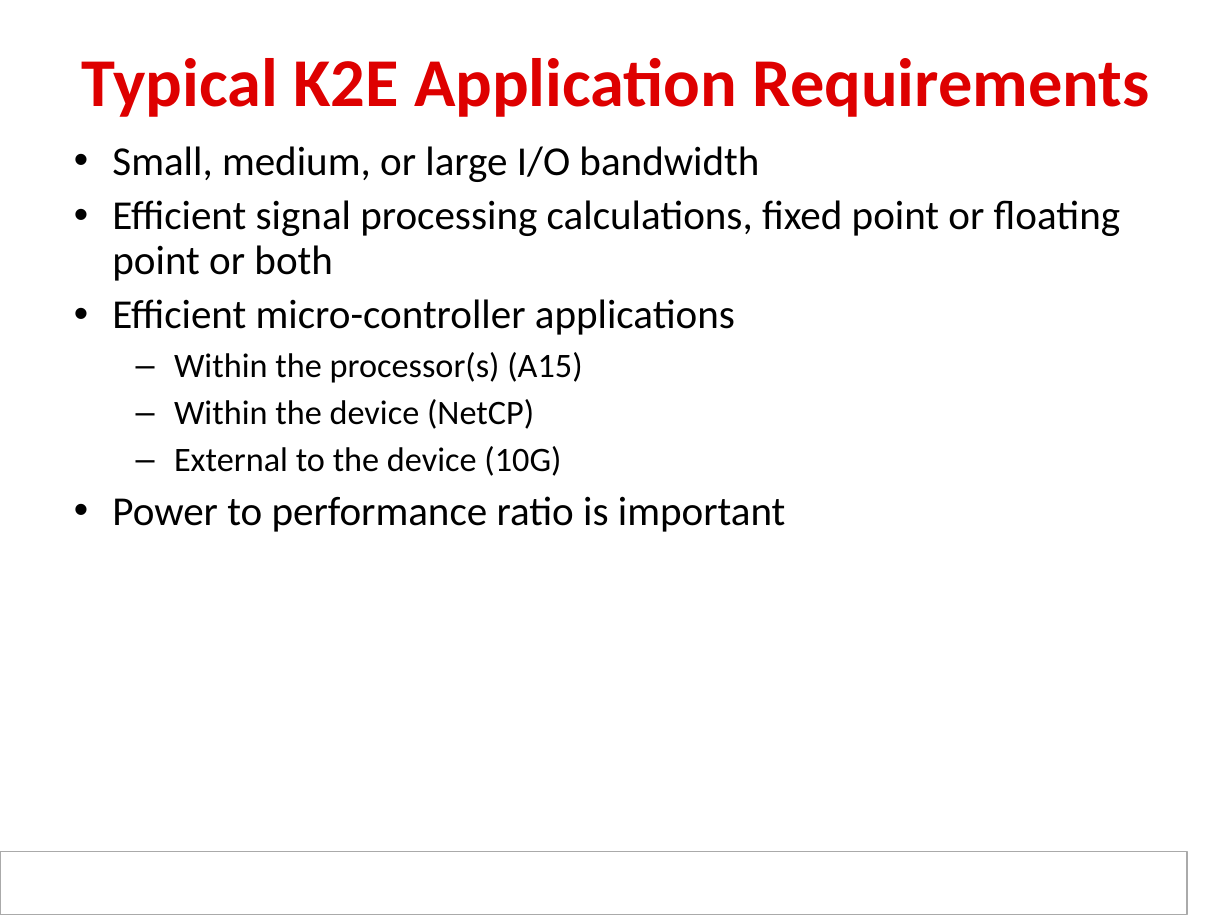
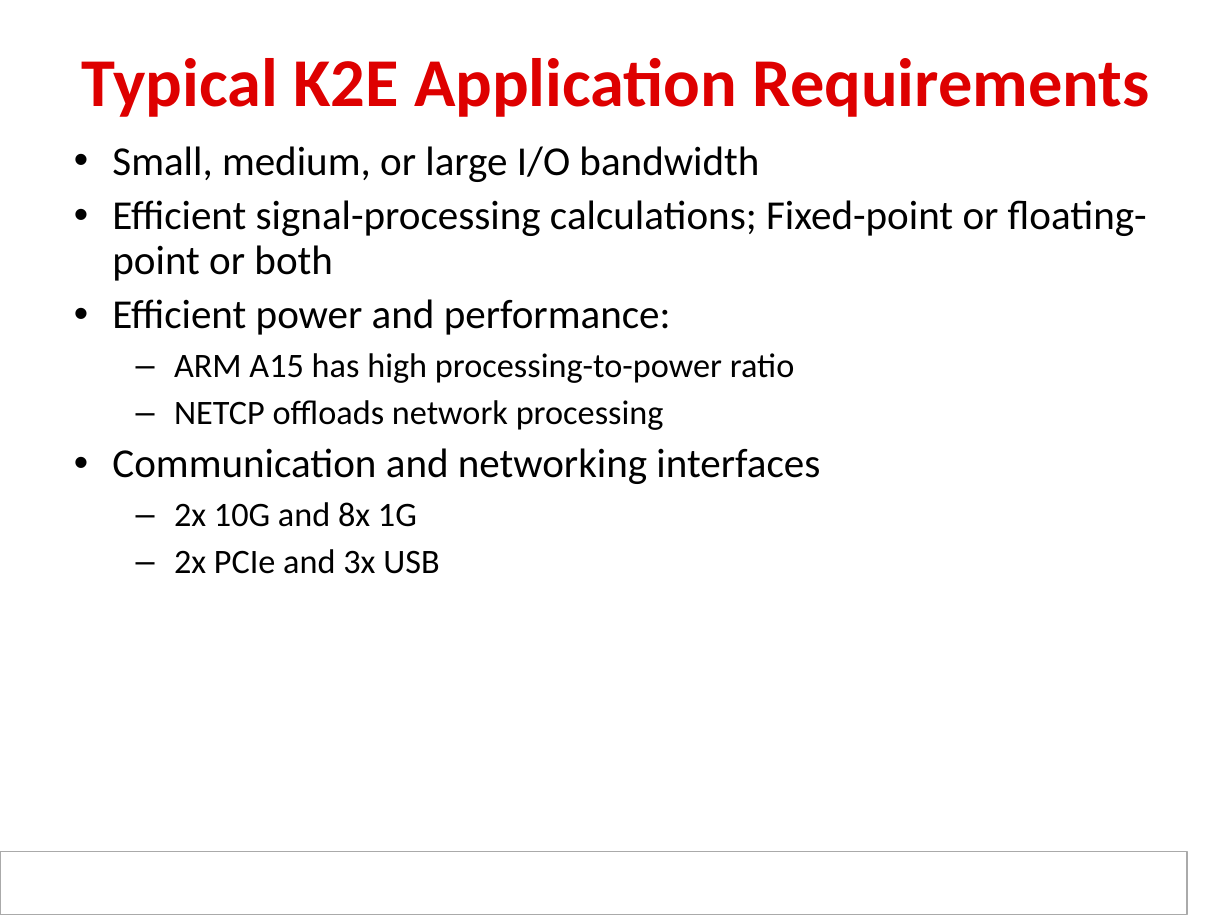
Before and after one commit to hari1989/keystone-workshop, a slide deck: slide 12 of slides/KeyStone_Edison.pptx. Drawn at 1232x924 pixels with LibreOffice and Linux fonts; fonts in the diff are those of the drawing; background and template pictures are left out. Boxes give left, top, right and bottom in pixels: in the first picture for what was removed or moved away, otherwise in the second. Text is boxed around its words. In the diff, an @@ line names an element or a change of style, - is before the commit and + after.

```diff
--- a/slides/KeyStone_Edison.pptx
+++ b/slides/KeyStone_Edison.pptx
@@ text at bbox=[112, 200, 1147, 574]: text changed @@
-  • Efficient signal processing calculations, fixed point or floating point or both
-  • Efficient micro-controller applications
-  – Within the processor(s) (A15)
-  – Within the device (NetCP)
-  – External to the device (10G)
-  • Power to performance ratio is important
+  • Efficient signal-processing calculations; Fixed-point or floating-point or both
+  • Efficient power and performance:
+  – ARM A15 has high processing-to-power ratio
+  – NETCP offloads network processing
+  • Communication and networking interfaces
+  – 2x 10G and 8x 1G
+  – 2x PCIe and 3x USB
```
Also in this commit, not shown: 12 other slides changed.
